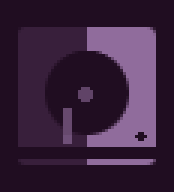
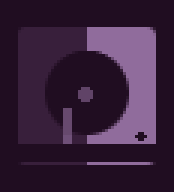
Before/after of a w=174, h=192 layered artwork. What changed in the layer stack:
painted on "right side" over <box>87,144,156,162</box>
painted on "left side" over <box>18,144,87,162</box>
